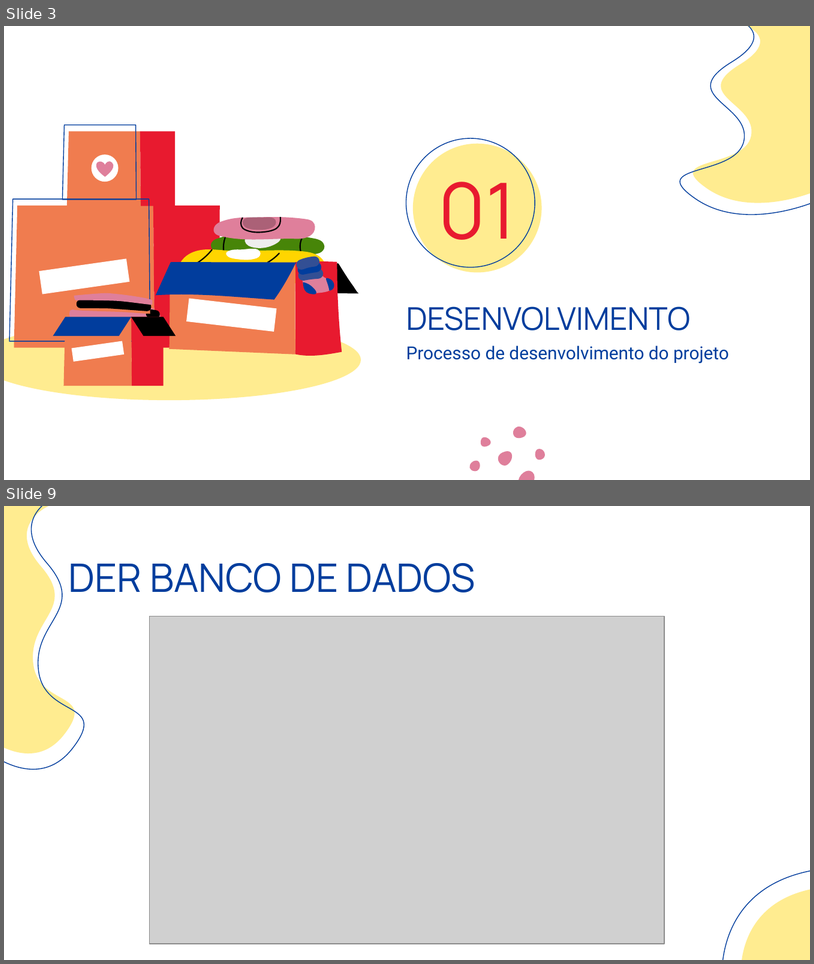
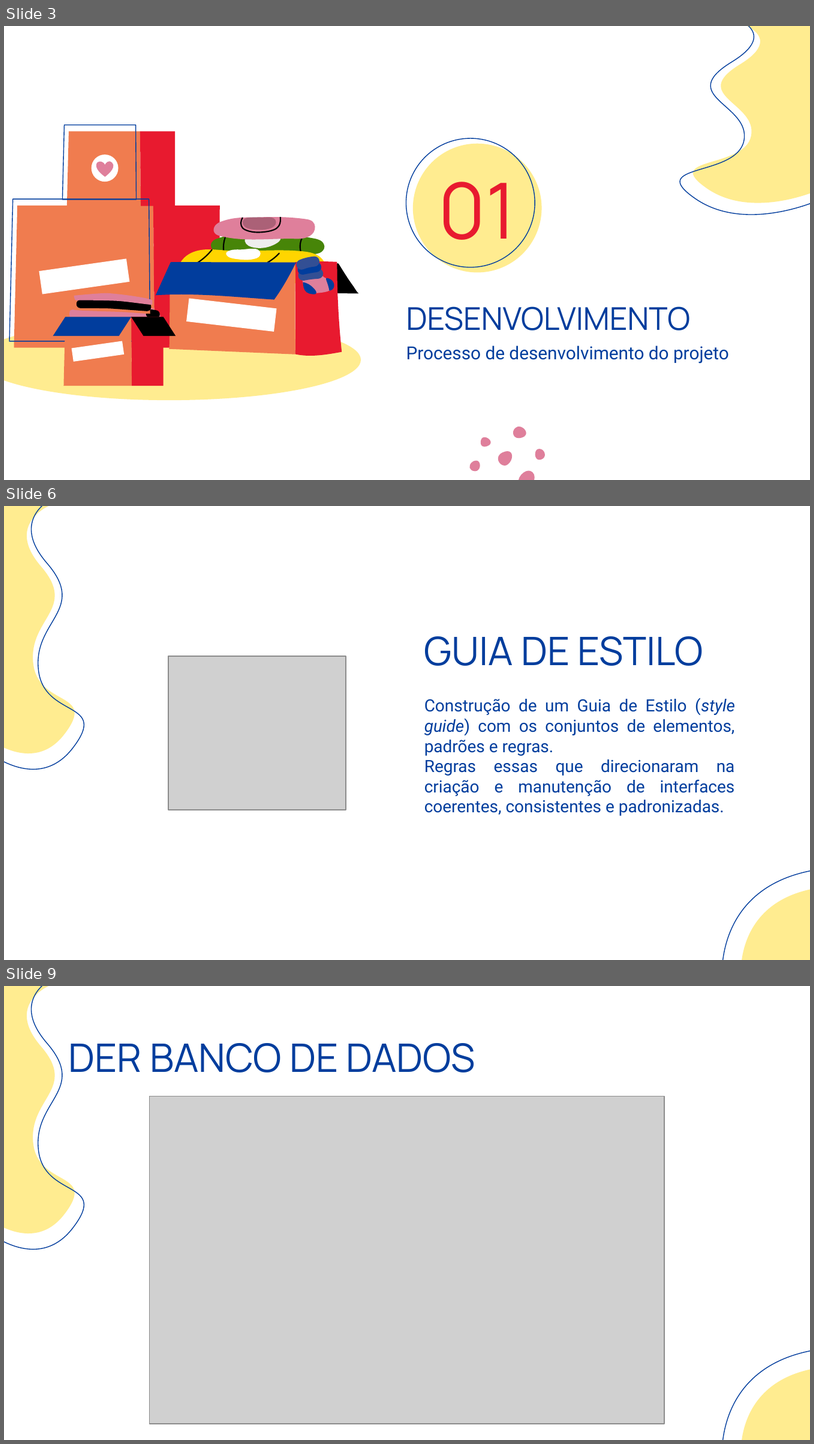
Before and after one commit to 2024-1-NADS2/Projeto1, a slide deck: documentos/apresentação.pptx. Shown one above the other, each under a label of ours: slides 3 and 9 before the commit, slides 3, 6 and 9 after it; the slides between them are not shown. The pictures are 814x964 and 814x1444 pixels, drawn with LibreOffice and Linux fonts; fonts in the diff are those of the drawing; grey boxes stand for pictures. Boxes give left, top, right and bottom in pixels: in the first picture for what was removed or moved away, otherwise in the second. Text is boxed around its words. In the diff, an @@ line names an element or a change of style, - is before the commit and + after.

```diff
--- a/documentos/apresentação.pptx
+++ b/documentos/apresentação.pptx
@@ slide 6 added at (x1=4, y1=506, x2=810, y2=960), background #FFFFFF; not listed: 4 template elements that a slide beside it also shows @@
@@ title added at (x1=425, y1=636, x2=704, y2=666), 35 pt, text #013D9D @@
+GUIA DE ESTILO
@@ picture added at (x1=168, y1=656, x2=346, y2=810) @@
@@ text added at (x1=425, y1=697, x2=735, y2=816), 15 pt, text #013D9D @@
+Construção de um Guia de Estilo (style guide) com os conjuntos de elementos, padrões e regras.
+Regras essas que direcionaram na criação e manutenção de interfaces coerentes, consistentes e padronizadas.
```
Also in this commit, not shown: 3 slides changed, 1 other slide added, 2 slides removed.
